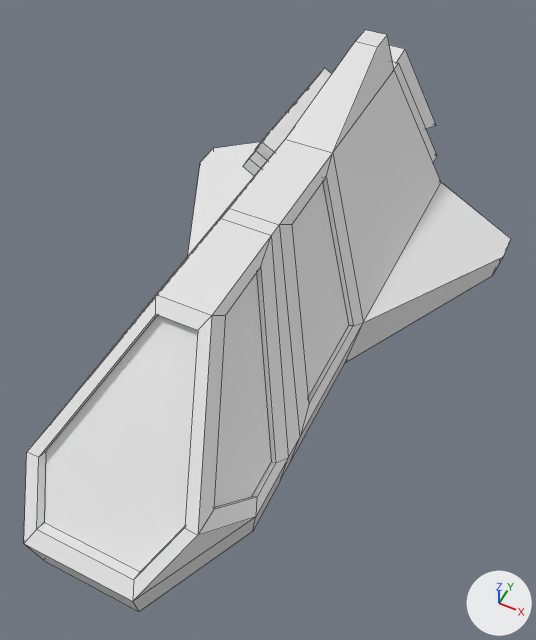
Renders of the FBX model Spacestation/Assets/Models/Ship1.fbx from each side of a commit.
One viewpoint serves both versions: a 50 mm lens placed at (2.33, -5.2, 5.19), pointed at (0.18, -0.91, -0.17). Arrows for +X, +Y and +Z are at lower right; the lights stay in place. Mesh edges are drawn as thin lines. Where no turn or scale is listed for an object, it has been applied to the vertices. Vertices at the same position are counted once.
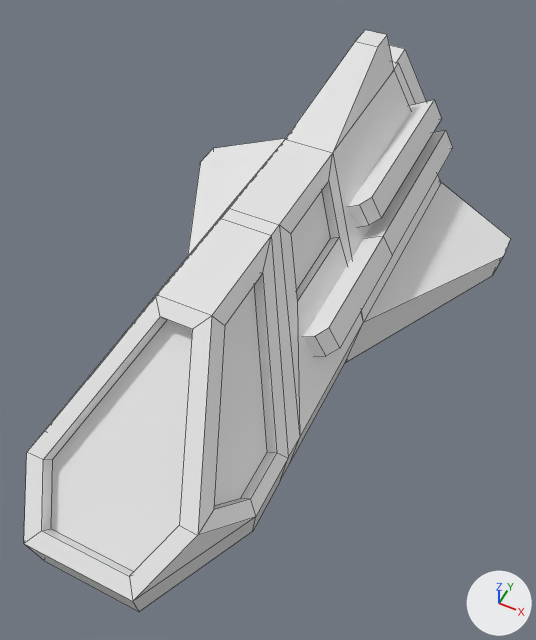
Commit message: Ships Movement test

The change in detail:
me_cube is used by ob_cube_001; location (0.0, 0.0, 0.0).
me_cube had 136 vertices, 128 faces and spanned x -1.96..1.96, y -3.77..2.83, z -0.85..1.37.
me_cube now has 144 vertices, 134 faces and spans x -1.96..1.96, y -3.77..2.83, z -0.85..1.37.
me_cube part 1: a new loose piece of 14 vertices spanning x 0.51..1.02, y -1.27..2.15, z -0.08..0.35, in mat_ship (white #e7e7e7).
me_cube part 2: the loose piece of 8 vertices spanning x -0.82..-0.23, y 0.49..2.11, z 0.07..0.5 is deleted.
me_cube part 3: the loose piece of 8 vertices spanning x -0.67..-0.08, y 0.49..2.11, z 0.33..0.76 is deleted.
Part 4, on me_cube:
46 vertices move from x -0.95..0.95, y -3.65..0.06, z -0.2..0.92 to x -0.92..0.92, y -3.64..0.07, z -0.28..0.91.
5 vertices are added at (0.71, 2.15, 0.68), (0.32, 0.15, 0.46), (0.32, 2.15, 0.46), (0.62, 0.15, 0.63), (0.71, 0.25, 0.68).
5 new vertices lie (0.12, 0.0, -0.21) away from vertices in x 0.32..0.71, y 0.15..2.15, z 0.46..0.68.
7 new faces join them.

Pixel boxes [x1, y1, x2, y2] of what changed, in the pictures (536 x 640 px):
part 1 of me_cube, added: after [303, 130, 453, 356]
part 2 of me_cube, deleted: before [243, 151, 267, 176]
part 3 of me_cube, deleted: before [255, 68, 332, 160]
part 4 of me_cube, built on: before [24, 153, 363, 601]; after [24, 100, 442, 601]
